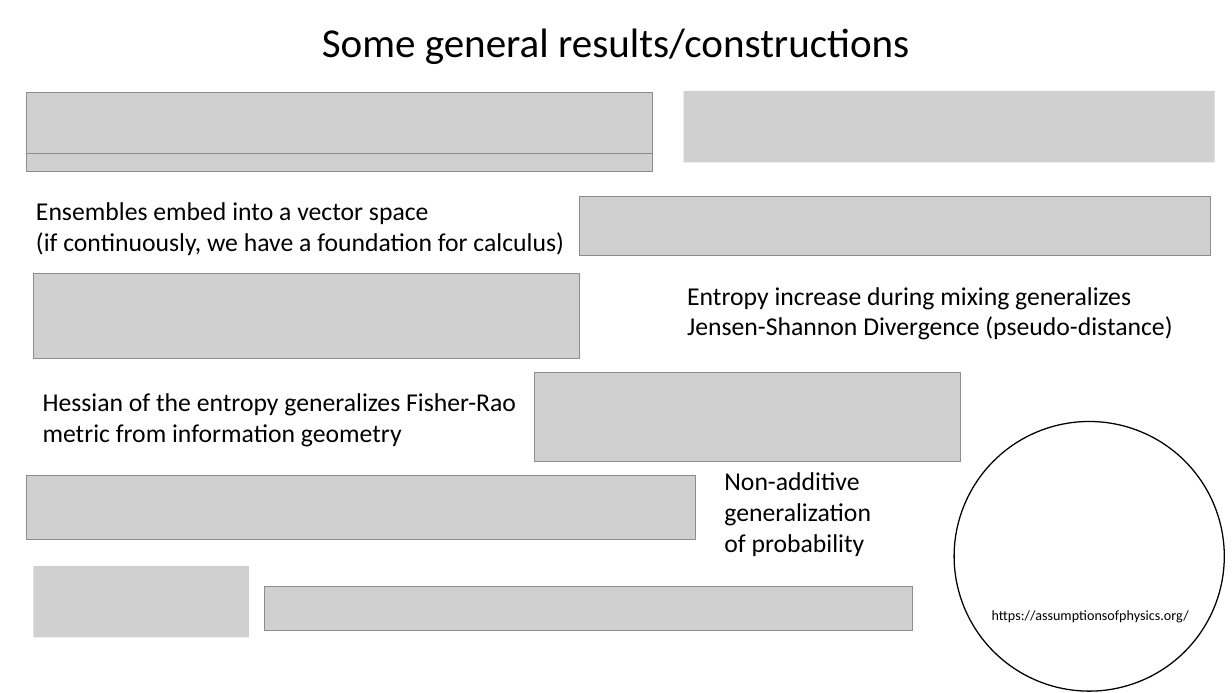
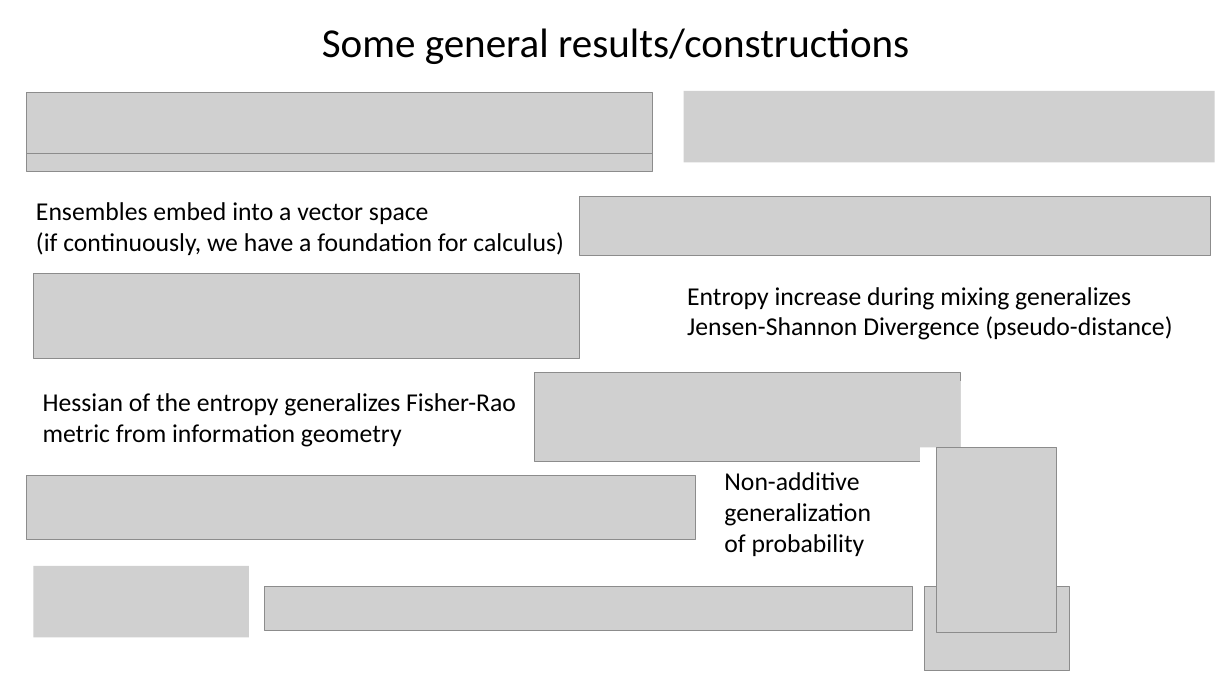
Before and after one commit to assumptionsofphysics/assumptionsofphysics.github.io, a slide deck: slide 22 of presentations/20260101-JMM.pptx. Drawn at 1232x693 pixels with LibreOffice and Linux fonts; fonts in the diff are those of the drawing; grey boxes stand for pictures; background and template pictures are left out. Boxes give left, top, right and bottom in pixels: in the first picture for what was removed or moved away, otherwise in the second. Text is boxed around its words. In the diff, an @@ line names an element or a change of style, - is before the commit and + after.

```diff
--- a/presentations/20260101-JMM.pptx
+++ b/presentations/20260101-JMM.pptx
@@ rectangle added at bbox=[960, 381, 1232, 693], fill #FFFFFF @@
@@ rectangle added at bbox=[921, 447, 1066, 678], fill #FFFFFF @@
@@ picture added at bbox=[937, 447, 1057, 633] @@
@@ picture added at bbox=[924, 586, 1069, 671] @@
@@ text removed at bbox=[992, 610, 1189, 623] @@
-https://assumptionsofphysics.org/
```
Also in this commit, not shown: 1 other slide changed, 1 other file.
